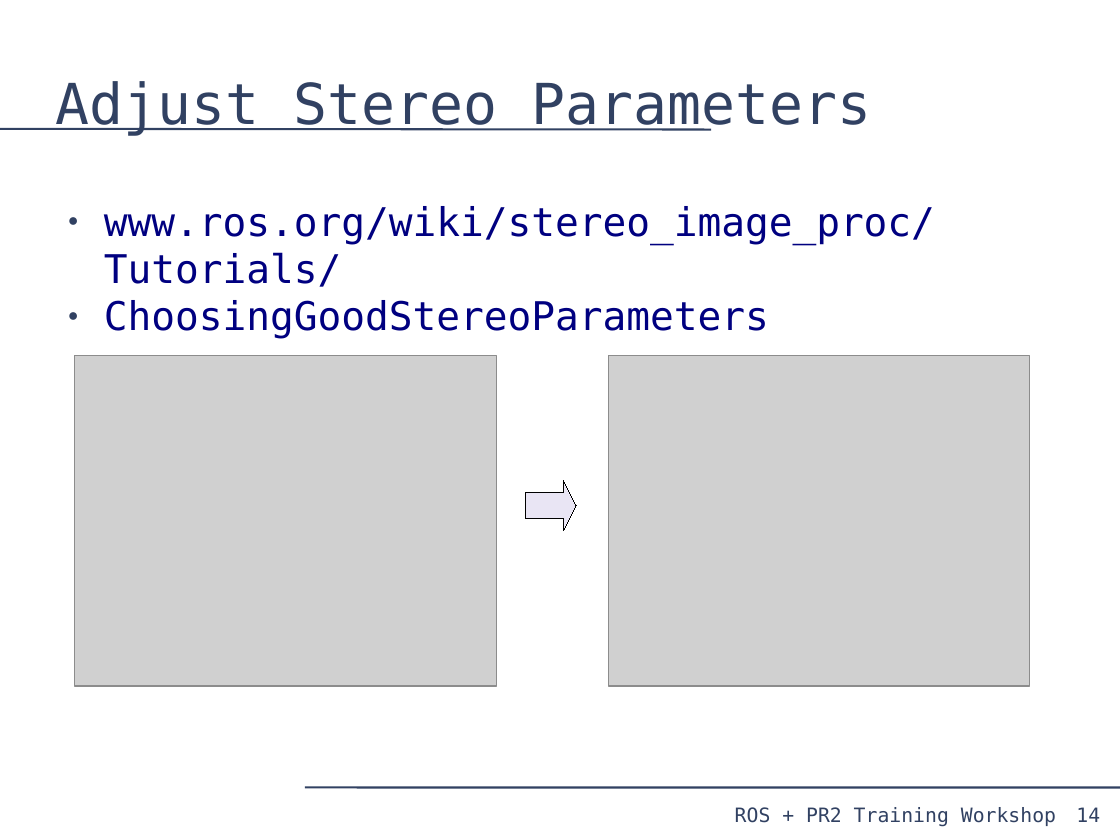
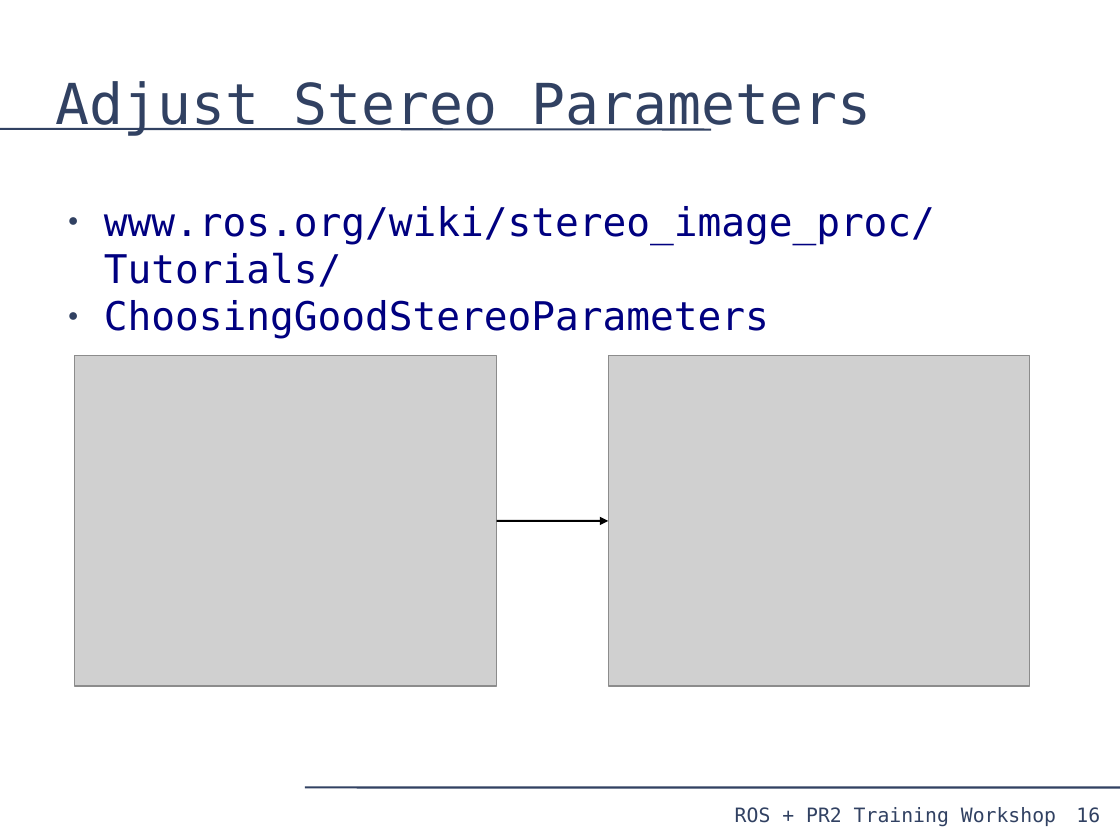
Before and after one commit to PR2/pr2_docs, a slide deck: slide 16 of pr2_training_workshop/processing_camera_data/slides.odp (slide 14 before the commit). Drawn at 1120x840 pixels with LibreOffice and Linux fonts; fonts in the diff are those of the drawing; grey boxes stand for pictures. Boxes give left, top, right and bottom in pixels: in the first picture for what was removed or moved away, otherwise in the second. Text is boxed around its words. In the diff, an @@ line names an element or a change of style, - is before the commit and + after.

```diff
--- a/pr2_training_workshop/processing_camera_data/slides.odp
+++ b/pr2_training_workshop/processing_camera_data/slides.odp
@@ right arrow removed at box(525, 481, 576, 532) @@
@@ curved arrow added from (497, 521) to (609, 521), #000000 1.45 pt @@
@@ page number at box(1076, 807, 1100, 823): text changed @@
-14
+16
```
Also in this commit, not shown: 2 other slides changed, 2 slides added.
